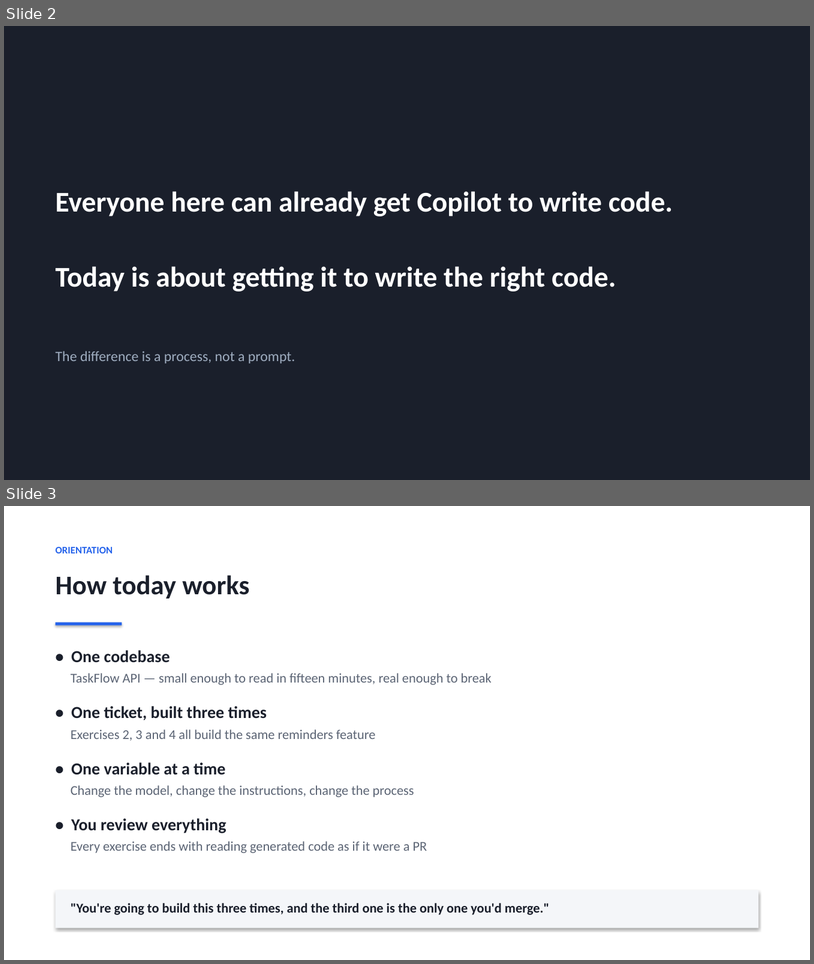
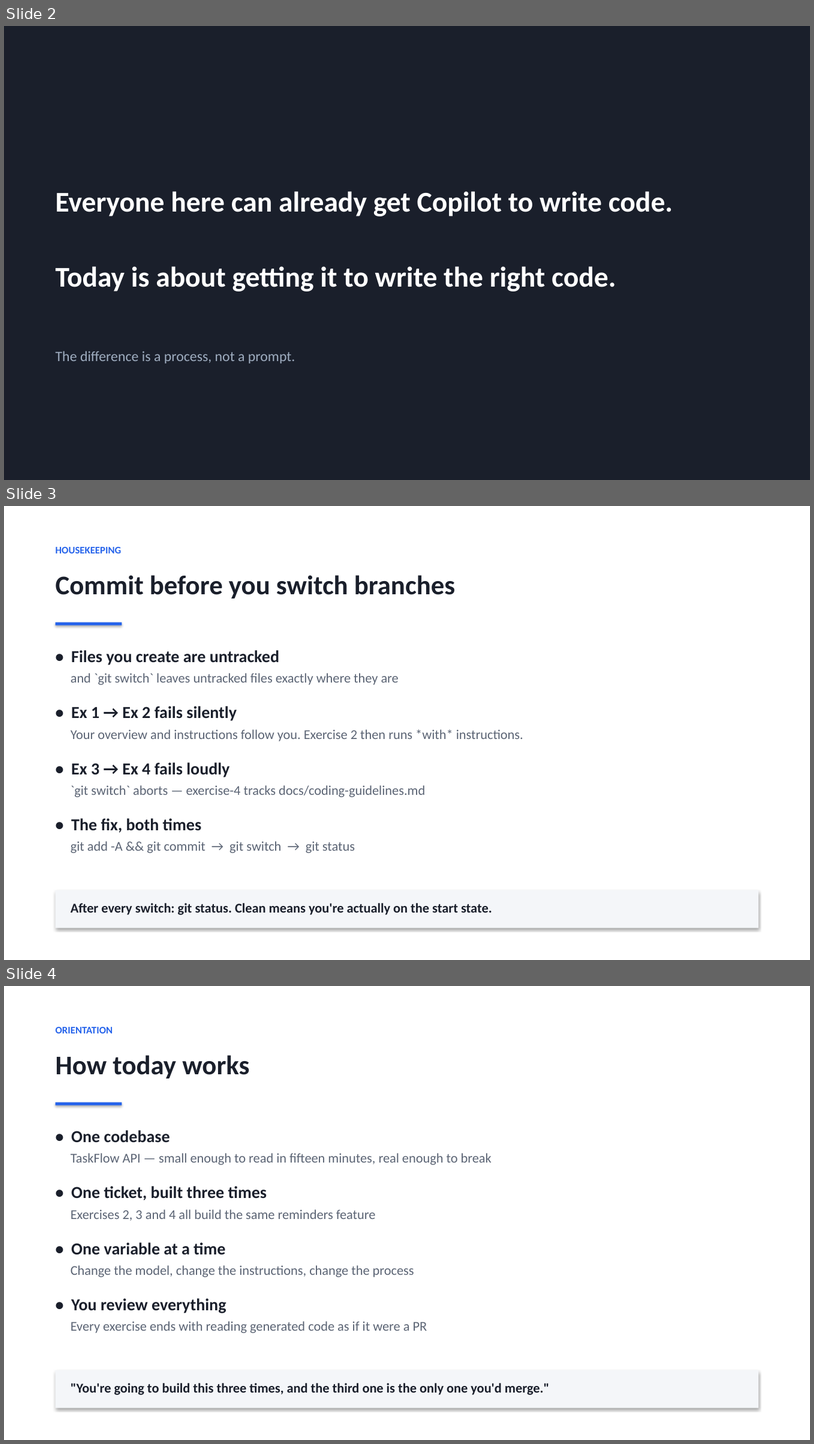
Before and after one commit to sumitgupte/taskflow-api, a slide deck: docs/facilitator/bootcamp-deck.pptx. Shown one above the other, each under a label of ours: slides 2 and 3 before the commit, slides 2, 3 and 4 after it. The pictures are 814x964 and 814x1444 pixels, drawn with LibreOffice and Linux fonts; fonts in the diff are those of the drawing. Boxes give left, top, right and bottom in pixels: in the first picture for what was removed or moved away, otherwise in the second. Text is boxed around its words. In the diff, an @@ line names an element or a change of style, - is before the commit and + after.

```diff
--- a/docs/facilitator/bootcamp-deck.pptx
+++ b/docs/facilitator/bootcamp-deck.pptx
@@ slide 3 added at box(4, 506, 810, 960), background #FFFFFF @@
@@ rectangle added at box(4, 506, 810, 960), fill #FFFFFF @@
@@ text added at box(56, 547, 122, 553), 12 pt, text #2563EB, bold @@
+HOUSEKEEPING
@@ text added at box(56, 575, 455, 598), 32 pt, text #1A1F2B, bold @@
+Commit before you switch branches
@@ rectangle added at box(56, 622, 122, 625), fill #2563EB @@
@@ text added at box(71, 650, 524, 853), 16 pt, text #5B6474 @@
+• Files you create are untracked
+and `git switch` leaves untracked files exactly where they are
+• Ex 1 → Ex 2 fails silently
+Your overview and instructions follow you. Exercise 2 then runs *with* instructions.
+• Ex 3 → Ex 4 fails loudly
+`git switch` aborts — exercise-4 tracks docs/coding-guidelines.md
+• The fix, both times
+git add -A && git commit → git switch → git status
@@ rectangle added at box(56, 890, 759, 928), fill #F4F6F9 @@
@@ text added at box(71, 903, 492, 915), 16 pt, text #1A1F2B, bold @@
+After every switch: git status. Clean means you're actually on the start state.
@@ what was slide 3 is now slide 4 @@
```
Also in this commit, not shown: 6 other files.
